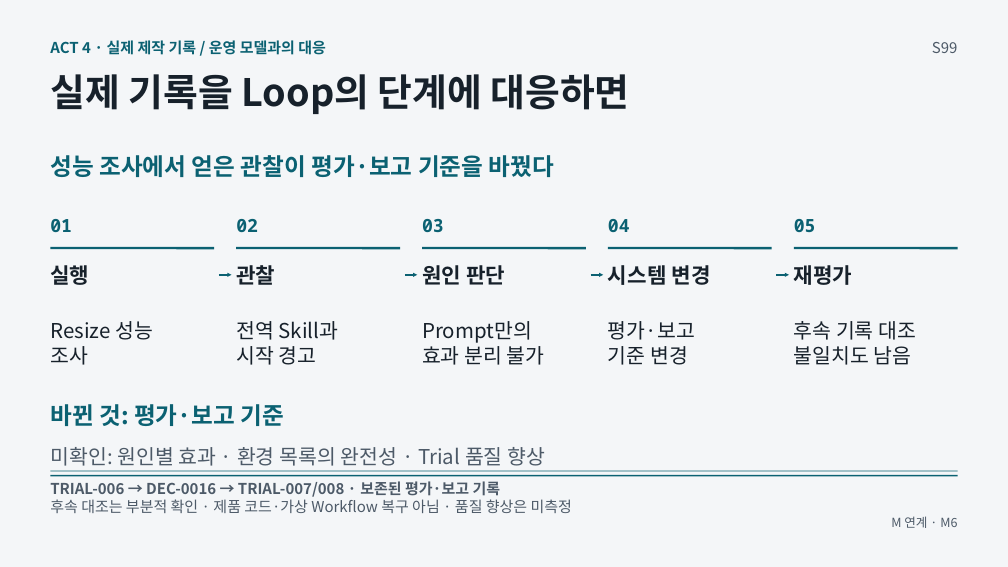
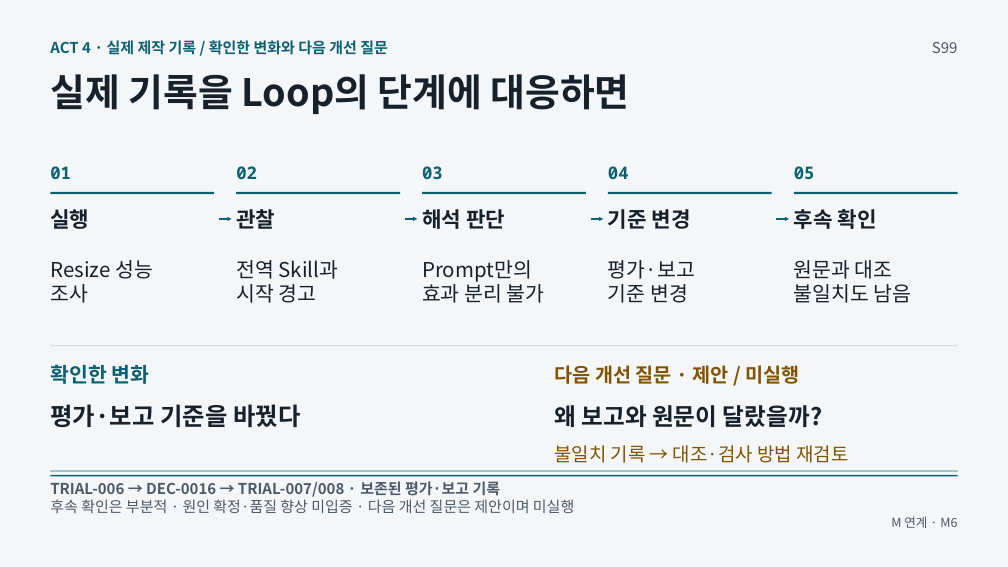
Before and after one commit to GideokKim/ai-dev-training, a slide deck: slide 18 of production/ACT_4.pptx. Drawn at 1008x567 pixels with LibreOffice and Linux fonts; fonts in the diff are those of the drawing. Boxes give left, top, right and bottom in pixels: in the first picture for what was removed or moved away, otherwise in the second. Text is boxed around its words. In the diff, an @@ line names an element or a change of style, - is before the commit and + after.

```diff
--- a/production/ACT_4.pptx
+++ b/production/ACT_4.pptx
@@ text at (x1=50, y1=40, x2=388, y2=55): text changed @@
-ACT 4 · 실제 제작 기록 / 운영 모델과의 대응
+ACT 4 · 실제 제작 기록 / 확인한 변화와 다음 개선 질문
@@ text removed at (x1=50, y1=155, x2=554, y2=177) @@
-성능 조사에서 얻은 관찰이 평가·보고 기준을 바꿨다
@@ 5 texts moved together from (x1=50, y1=219, x2=816, y2=232) to (x1=50, y1=166, x2=815, y2=179) @@
@@ size 17.2 to 16.5 pt in 5 elements at (x1=236, y1=166, x2=257, y2=179), (x1=422, y1=166, x2=443, y2=179), (x1=50, y1=166, x2=71, y2=179), (x1=608, y1=166, x2=629, y2=179), (x1=794, y1=166, x2=815, y2=179) @@
@@ text at (x1=422, y1=209, x2=505, y2=229): text changed @@
-원인 판단
+해석 판단
@@ text at (x1=608, y1=209, x2=691, y2=229): text changed @@
-시스템 변경
+기준 변경
@@ text added at (x1=794, y1=209, x2=877, y2=229), 20.2 pt, text #17212B, bold @@
+후속 확인
@@ 5 lines, 4 arrows, 2 texts moved together from (x1=50, y1=248, x2=958, y2=285) to (x1=50, y1=193, x2=958, y2=229) @@
@@ text "Resize 성능" moved from (x1=50, y1=321, x2=153, y2=365) to (x1=50, y1=260, x2=153, y2=303) @@
@@ text "전역 Skill과" moved from (x1=236, y1=321, x2=339, y2=365) to (x1=236, y1=260, x2=339, y2=303) @@
@@ text "Prompt만의" moved from (x1=422, y1=321, x2=545, y2=365) to (x1=422, y1=260, x2=545, y2=303) @@
@@ text "평가·보고" moved from (x1=608, y1=321, x2=695, y2=365) to (x1=608, y1=260, x2=695, y2=303) @@
@@ text at (x1=794, y1=260, x2=893, y2=279): text changed @@
-후속 기록 대조
+원문과 대조
@@ text "원문과 대조" moved from (x1=794, y1=321, x2=916, y2=365) to (x1=794, y1=260, x2=912, y2=303) @@
@@ text removed at (x1=794, y1=265, x2=853, y2=285) @@
-재평가
@@ line added from (51, 346) to (958, 346), #C7D0DA 0.75 pt @@
@@ text added at (x1=50, y1=364, x2=150, y2=384), 19.5 pt, text #0B6172, bold @@
+확인한 변화
@@ text added at (x1=554, y1=365, x2=799, y2=384), 18.8 pt, text #805400, bold @@
+다음 개선 질문 · 제안 / 미실행
@@ text at (x1=50, y1=404, x2=300, y2=428): text changed; size 22.5 to 23.2 pt; text colour #0B6172 to #17212B @@
-바뀐 것: 평가·보고 기준
+평가·보고 기준을 바꿨다
@@ text added at (x1=554, y1=405, x2=823, y2=427), 22.5 pt, text #17212B, bold @@
+왜 보고와 원문이 달랐을까?
@@ text removed at (x1=50, y1=447, x2=545, y2=466) @@
-미확인: 원인별 효과 · 환경 목록의 완전성 · Trial 품질 향상
@@ text added at (x1=554, y1=445, x2=848, y2=463), 18 pt, text #805400 @@
+불일치 기록 → 대조·검사 방법 재검토
@@ text at (x1=50, y1=499, x2=574, y2=513): text changed @@
-후속 대조는 부분적 확인 · 제품 코드·가상 Workflow 복구 아님 · 품질 향상은 미측정
+후속 확인은 부분적 · 원인 확정·품질 향상 미입증 · 다음 개선 질문은 제안이며 미실행
```
Also in this commit, not shown: 7 other slides changed, 54 other files.
